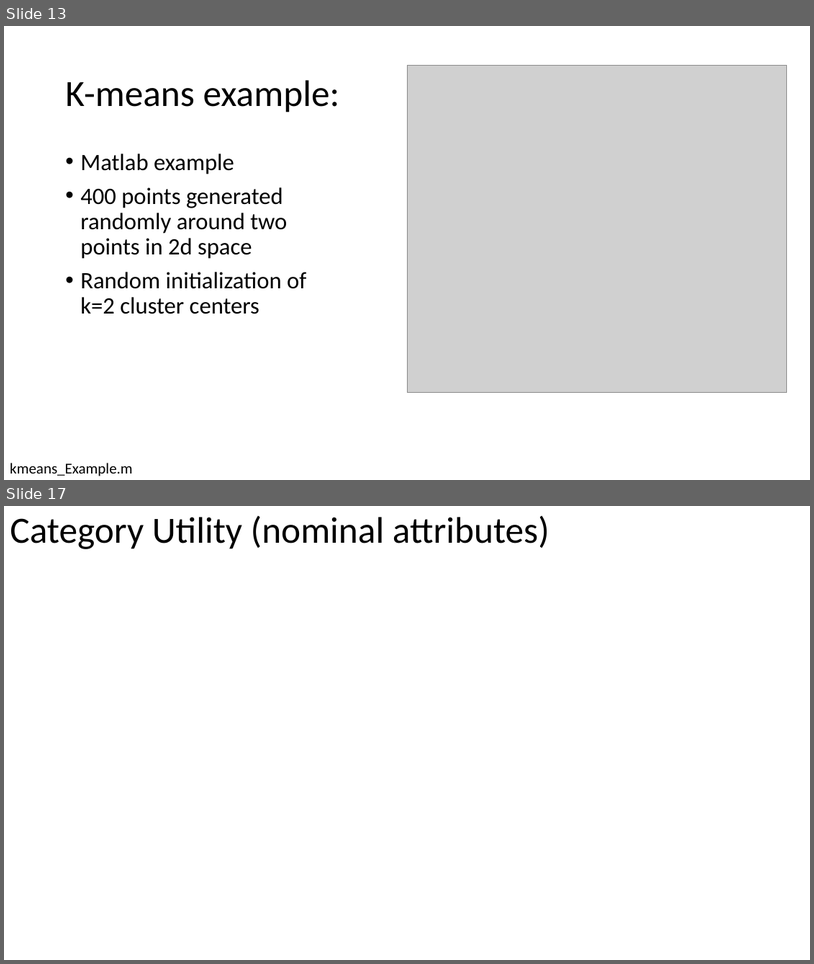
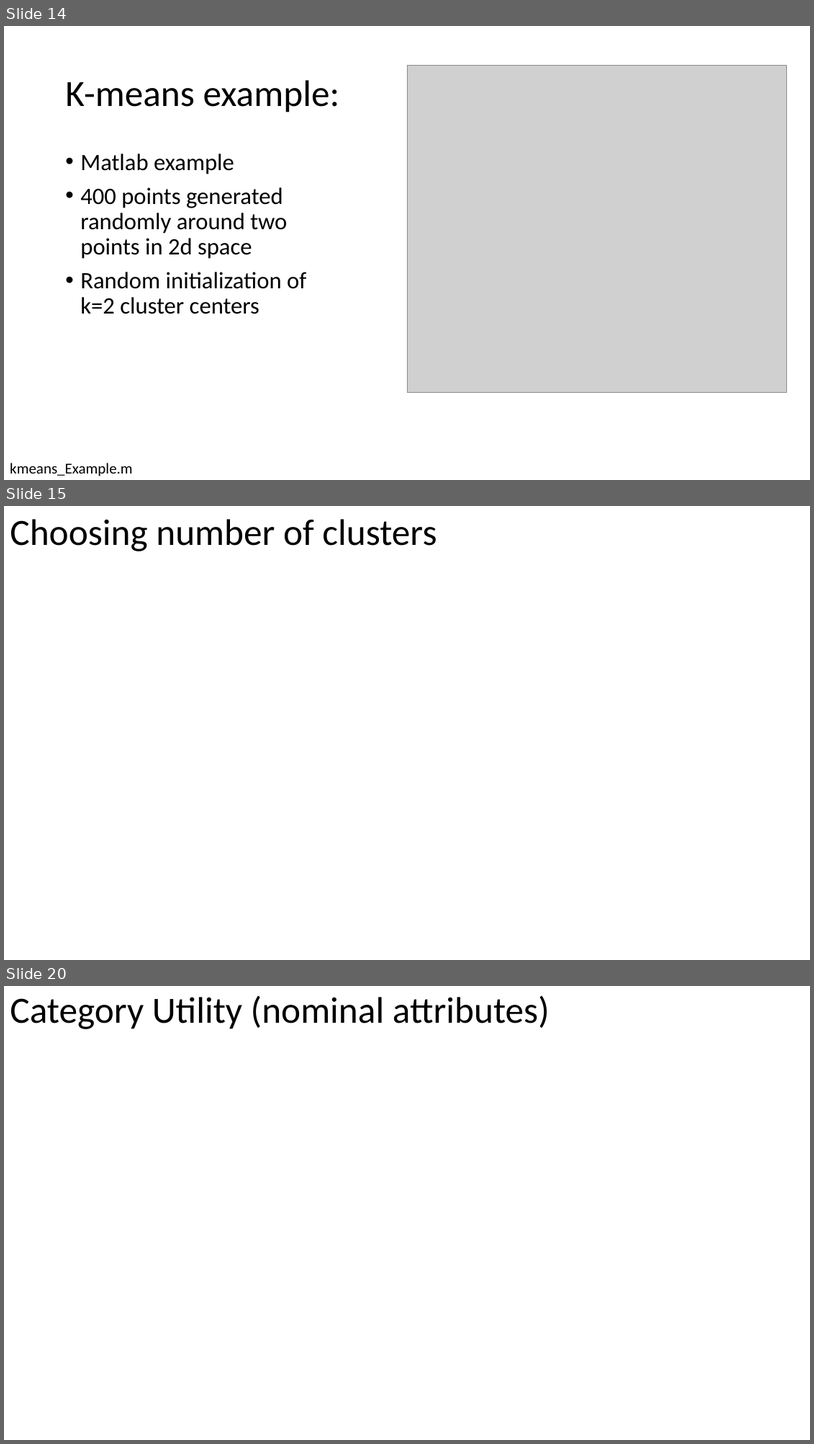
Before and after one commit to russellu/cs405, a slide deck: Lecture_10.pptx. Shown one above the other, each under a label of ours: slides 13 and 17 before the commit, slides 14, 15 and 20 after it; the slides between them are not shown. The pictures are 814x964 and 814x1444 pixels, drawn with LibreOffice and Linux fonts; fonts in the diff are those of the drawing; grey boxes stand for pictures; background and template pictures are left out. Boxes give left, top, right and bottom in pixels: in the first picture for what was removed or moved away, otherwise in the second. Text is boxed around its words. In the diff, an @@ line names an element or a change of style, - is before the commit and + after.

```diff
--- a/Lecture_10.pptx
+++ b/Lecture_10.pptx
@@ slide 15 added at (x1=4, y1=506, x2=810, y2=960), background #FFFFFF @@
@@ title added at (x1=10, y1=519, x2=437, y2=551), 44 pt, text #000000 @@
+Choosing number of clusters
@@ what was slide 13 is now slide 14 @@
@@ what was slide 17 is now slide 20 @@
```
Also in this commit, not shown: 11 slides changed, 3 other slides added, 1 slide removed, 3 other files.
